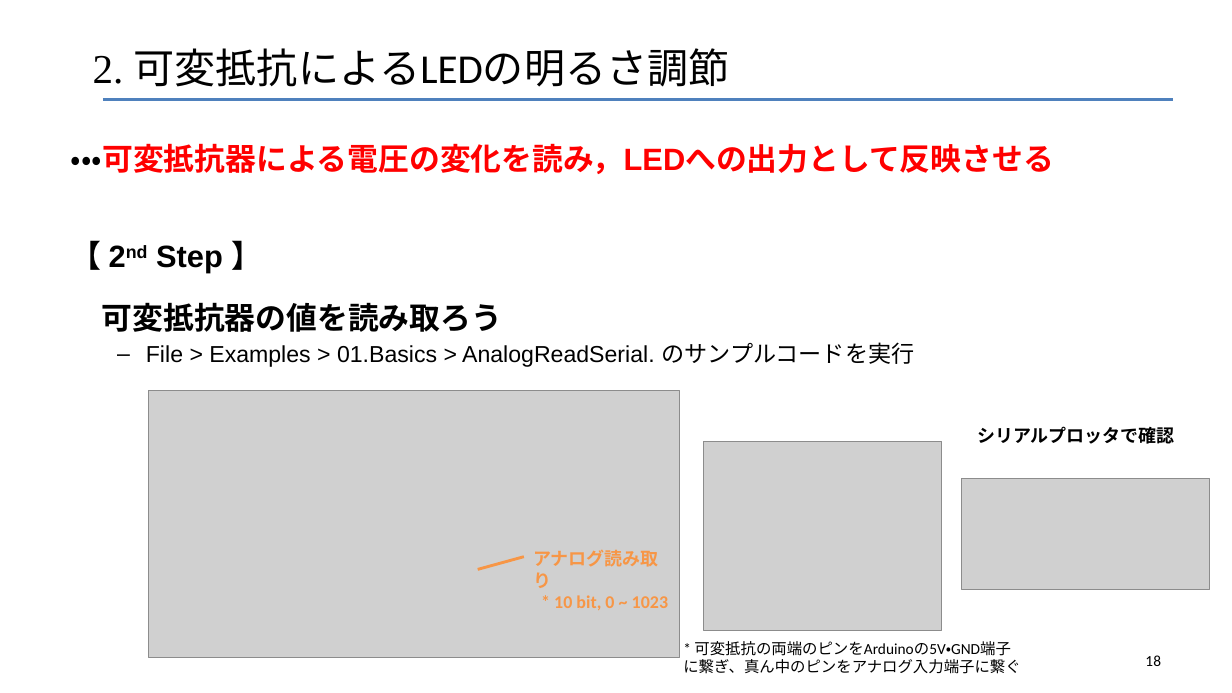
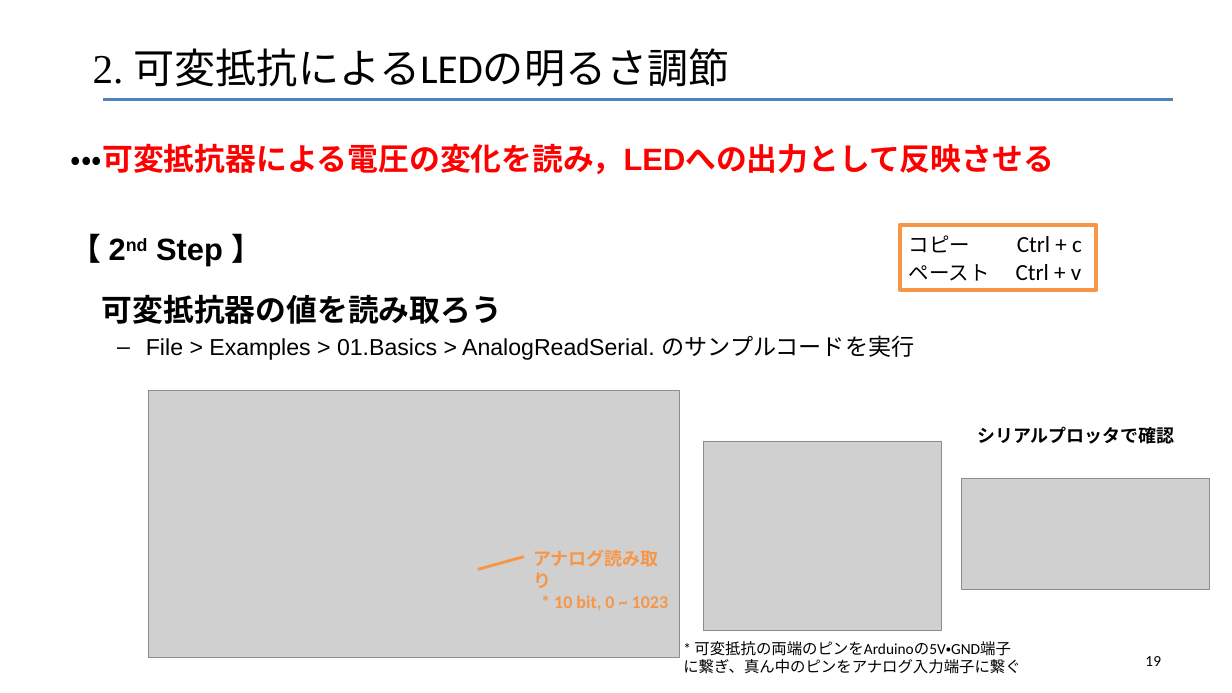
Before and after one commit to robot-cs/Tech-Education-Hub, a slide deck: slide 19 of Arduino-Basics/Arduino講座1.pptx (slide 18 before the commit). Drawn at 1232x693 pixels with LibreOffice and Linux fonts; fonts in the diff are those of the drawing; grey boxes stand for pictures. Boxes give left, top, right and bottom in pixels: in the first picture for what was removed or moved away, otherwise in the second. Text is boxed around its words. In the diff, an @@ line names an element or a change of style, - is before the commit and + after.

```diff
--- a/Arduino-Basics/Arduino講座1.pptx
+++ b/Arduino-Basics/Arduino講座1.pptx
@@ text "・・・可変抵抗器による電圧の変化を読み，LEDへの出力として反映させる" rewrapped from box(71, 143, 1054, 367) to box(71, 143, 1054, 360) @@
@@ rectangle added at box(900, 225, 1097, 290), outline #F79646 3 pt, 18 pt, text #000000 @@
+コピー Ctrl + c
+ペースト Ctrl + v
@@ page number at box(1145, 656, 1161, 666): text changed @@
-18
+19
```
Also in this commit, not shown: 9 other slides changed, 6 slides added.
